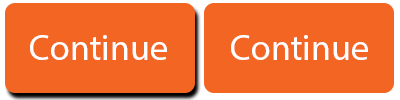
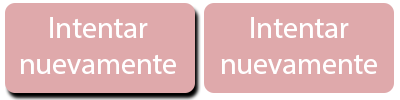
Layers edited between the first and the second w=400, h=100 image:
renamed "Continue copy" to "Continuar", hid it, painted on it over [226, 35, 375, 60]
added layer "Intentar nuevamente copy" above "Rounded Rectangle 1 copy" over [221, 17, 377, 74]
painted on "Rounded Rectangle 1 copy" over [204, 3, 394, 93]
renamed "Continue" to "Intentar nuevamente", painted on it over [20, 17, 176, 74]
painted on "Rounded Rectangle 1" over [5, 3, 195, 93]
